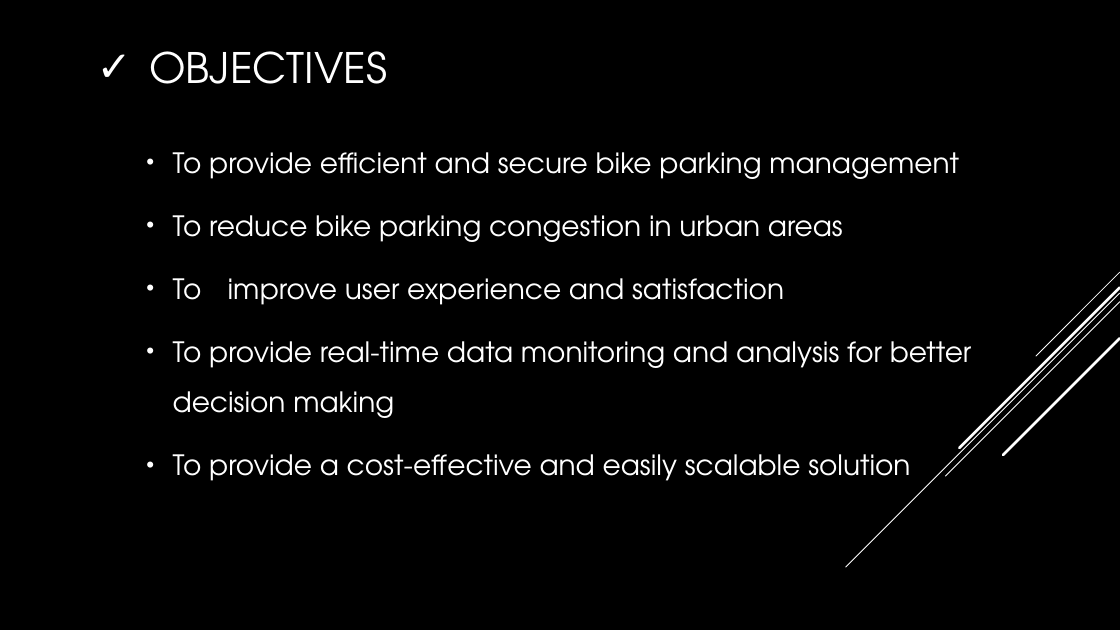
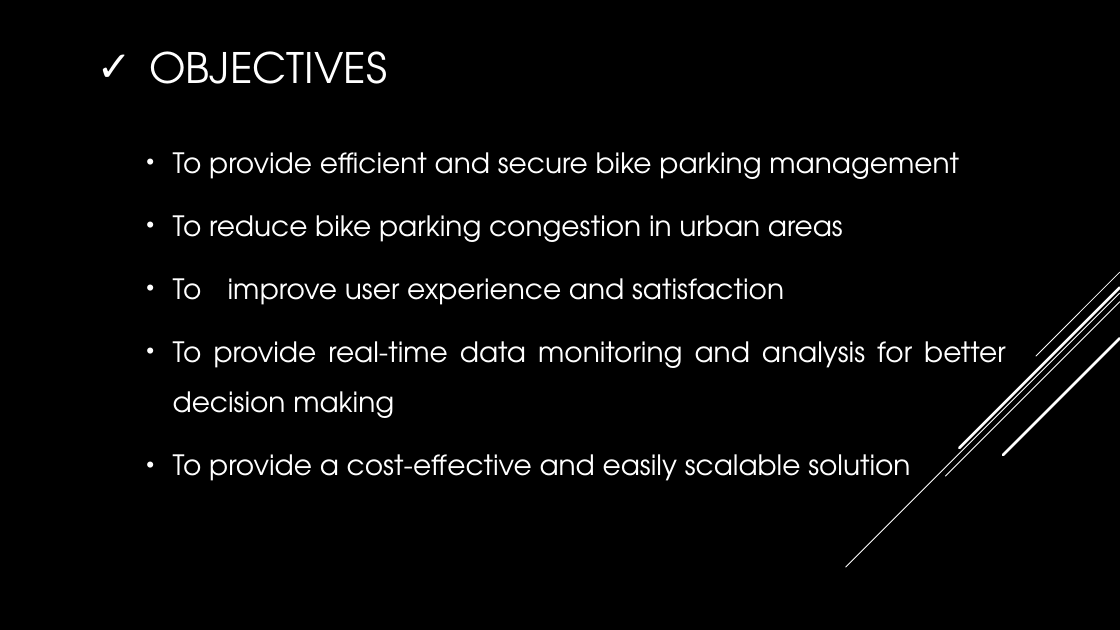
Before and after one commit to istyaque-ahammed/Technical-Writing-and-Presentation, a slide deck: slide 3 of Technical_Presentation.pptx. Drawn at 1120x630 pixels with LibreOffice and Linux fonts; fonts in the diff are those of the drawing. Boxes give left, top, right and bottom in pixels: in the first picture for what was removed or moved away, otherwise in the second. Text is boxed around its words. In the diff, an @@ line names an element or a change of style, - is before the commit and + after.

```diff
--- a/Technical_Presentation.pptx
+++ b/Technical_Presentation.pptx
@@ text "To provide efficient and secure ..." at <box>173,152,1006,481</box>: alignment left to justified @@
```
Also in this commit, not shown: 5 other slides changed, 1 slide added.
